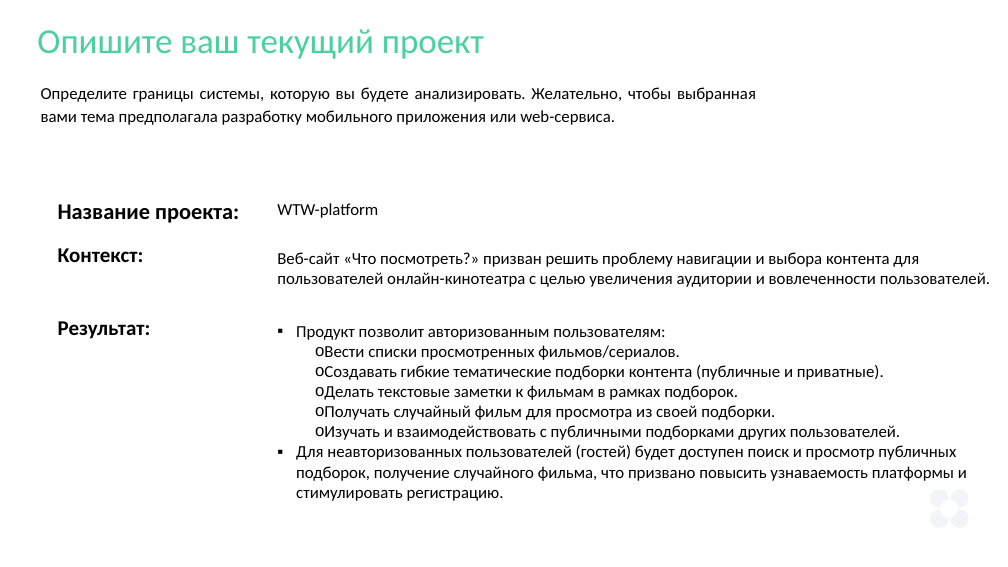
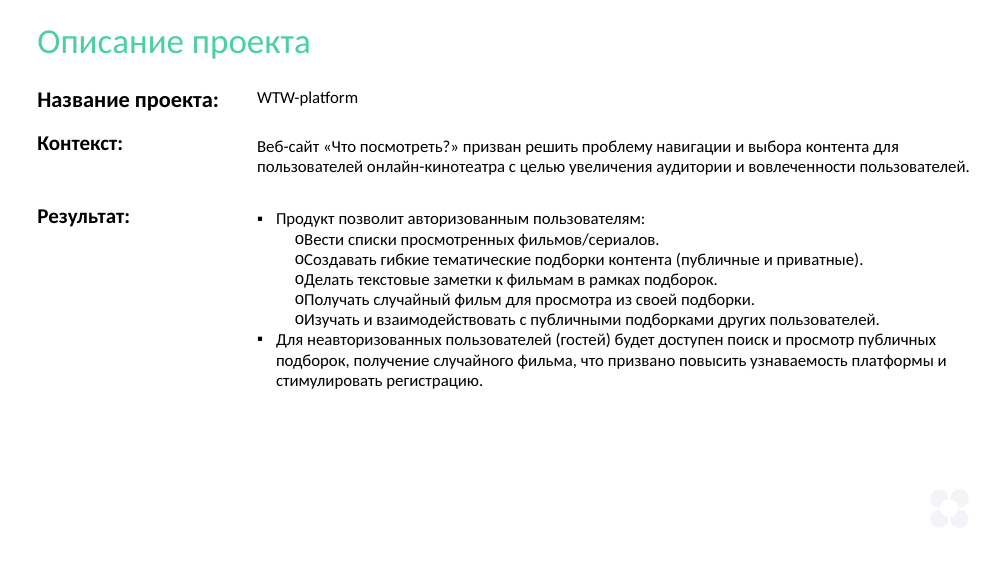
Before and after one commit to andlargesoda/WTW-platform, a slide deck: slide 4 of 06_Презентация/WTW-platform_v1.0.pptx. Drawn at 1008x567 pixels with LibreOffice and Linux fonts; fonts in the diff are those of the drawing. Boxes give left, top, right and bottom in pixels: in the first picture for what was removed or moved away, otherwise in the second. Text is boxed around its words. In the diff, an @@ line names an element or a change of style, - is before the commit and + after.

```diff
--- a/06_Презентация/WTW-platform_v1.0.pptx
+++ b/06_Презентация/WTW-platform_v1.0.pptx
@@ text at [37, 30, 311, 59]: text changed @@
-Опишите ваш текущий проект
+Описание проекта
@@ text removed at [41, 87, 756, 125] @@
-Определите границы системы, которую вы будете анализировать. Желательно, чтобы выбранная вами тема предполагала разработку мобильного приложения или web-сервиса.
@@ text "Веб-сайт «Что посмотреть?» призван решить ...": place and size @@
-text "Веб-сайт «Что посмотреть?» призван решить ..." at [277, 252, 990, 287]
+text "Веб-сайт «Что посмотреть?» призван решить ..." at [257, 140, 970, 175]
@@ 5 texts: place and size @@
-5 texts at [58, 203, 967, 501]
+5 texts at [37, 91, 947, 389]
```
Also in this commit, not shown: 3 other slides changed, 3 slides added, 1 slide removed, 5 other files.
